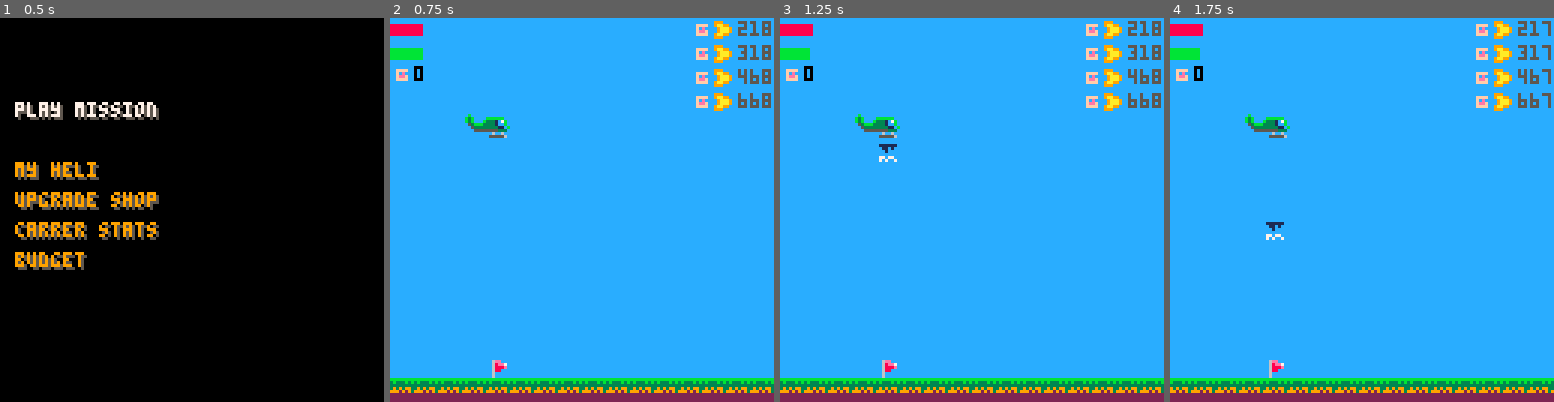
Above: before the commit, frames 1-4 (left to right).
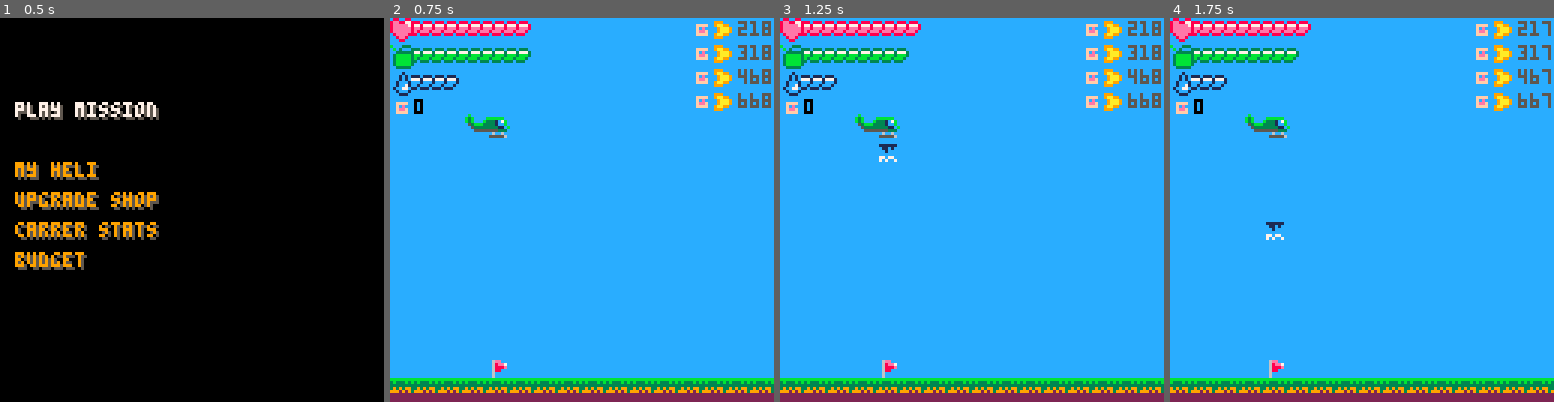
Above: after the commit, the same moments.

Repository: NinetiesPaul/PicoRescue
Game: PICO-8 cartridge picorescue.p8
The game is run twice, just before and just after one commit, with the same random seed, the same clock (stepped at 60 frames per second) and the same inputs.
Inputs:
- Up to frame 1 (0.5 s): tap X (X key) at 0.33 s
- Up to frame 2 (0.75 s): tap O (Z key) at 0.7 s
- Up to frame 3 (1.25 s): tap X (X key) at 1.07 s
- Up to frame 4 (1.75 s): hold Right from 1.6 s (still down); tap O (Z key) at 1.7 s

Frame 1 is identical in both runs. In frame 2, 3.2% of the frame differs, in the area x 0-37%, y 0-25%; in frame 3, 3.1%; in frame 4, 3.1%.

Commit message:
further improvements in game cycle

Diff:
--- a/picorescue.p8
+++ b/picorescue.p8
@@ -23,7 +23,7 @@
 		["vhc_front"] = 04,
 		["civ_range"] = false,
 		["civ_pkup"] = false,
-		["water_cpct"] = 2,
+		["water_cpct"] = 4,
 		["rotor_health"] = 10,
 		["top_speed_x"] = 4,
 		["top_speed_y"] = 2,
@@ -40,11 +40,6 @@
 		["ry1"] = 0,
 		["rx2"] = 0,
 		["ry2"] = 0,
-		["civ_rescued"] = 0,
-		["civ_lost"] = 0,
-		["fire_out"] = 0,
-		["fire_left"] = 0,
-		["missions"] = 0,
 	}
 
 	screen = {
@@ -55,6 +50,8 @@
 		5, -- game over
 		6, -- main screen
 		7, -- stats screen
+		8, -- my heli screen
+		9, -- mission ended
 	}
 
 	curr_screen = screen[1]
@@ -75,6 +72,12 @@
 	tree_pcs = {}
 	civ_pcs = {}
 
+	stats = {
+		["fire_put_out"] = 0,
+		["civs_saved"] = 0,
+		["missions_finished"] = 0,
+	}
+
 	difficulty = rnd({"easy","normal","hard"})
 	ranges = {
 		["easy"] = {230,330,480},
@@ -86,8 +89,8 @@
 	mission_ground = 20
 	mission_p_front = 4
 	mission_p_back = 3
-	mission_fire_n = 0
-	mission_civ_n = 0
+	mission_civ_saved = 0
+	mission_fire_put_out = 0
 
 	block_btns = false
 	counter = 0
@@ -140,17 +142,38 @@
 	end
 
 	if curr_screen == 7 then
-		print("civilians rescued",6,16,7)
-		print("civilians lost",6,24,7)
-		print("fires put out",6,32,7)
-		print("fires left",6,40,7)
-		print("missions",6,48,7)
-
-		print(player.civ_rescued,100,16,7)
-		print(player.civ_lost,100,24,7)
-		print(player.fire_out,100,32,7)
-		print(player.fire_left,100,40,7)
-		print(player.missions,100,48,7)
+		print("carrer stats",6,29,5)
+		print("carrer stats",5,28,7)
+
+		print("civilians rescued",6,49,7)
+		print("fires put out",6,59,7)
+		print("missions",6,69,7)
+
+		print(stats.civs_saved,100,49,7)
+		print(stats.fire_put_out,100,59,7)
+		print(stats.missions_finished,100,69,7)
+	end
+
+	if curr_screen == 8 then
+		print("my heli",6,29,5)
+		print("my heli",5,28,7)
+
+		print("heli health",6,49,7)
+		print("heli fuel",6,59,7)
+
+		print(player.rotor_health,100,49,7)
+		print(player.fuel,100,59,7)
+
+		print("my upgrades",6,79,7)
+	end
+
+	if curr_screen == 9 then
+		print("mission ended!",32,21,11)
+
+		print("civilians saved",5,60,7)
+		print(mission_civ_saved,95,60,7)
+		print("fires put out",5,70,7)
+		print(mission_fire_put_out,95,70,7)
 	end
 
 	if curr_screen == 5 then
@@ -195,16 +217,23 @@
 			spr(1,player.x,player.y+i*8)
 		end
 
-	 for i = 0, player.rotor_health do
-			rectfill(0,2,player.rotor_health,5,8)
-		end
-
-		for i = 0, player.fuel do
-			rectfill(0,10,player.fuel,13, 11)
-		end
-
-		spr(32,0,15)
-		print(player.occ,8,16,0)
+	 for i = 0, player.rotor_health-1 do
+			spr(49,4+i*4,0)
+		end
+		spr(16,0,0)
+
+		for i = 0, player.fuel-1 do
+			spr(50,4+i*4,9)
+		end
+		spr(0,0,9)
+
+		for i = 0, player.water_cpct-1 do
+			spr(51,4+i*4,18)
+		end
+		spr(48,0,18)
+
+		spr(32,0,26)
+		print(player.occ,8,27,0)
 
 		i=0
 		for civ in all(civ_pcs) do
@@ -245,15 +274,16 @@
 	end
 
 	if curr_screen == 6 then
-		if (btnp(2)) mm_option -= 1
-		if (btnp(3)) mm_option += 1
+		if (btnp(2)) mm_option -= 1 sfx(2)
+		if (btnp(3)) mm_option += 1 sfx(2)
 
 		if (mm_option > 5) mm_option = 1
 		if (mm_option < 1) mm_option = 5
 
 		if btnp(4) and not block_btns then
-			if (mm_option == 1) curr_screen = 2
-			if (mm_option == 4) curr_screen = 7
+			if (mm_option == 1) curr_screen = 2 sfx(1) mission_civ_saved = 0 mission_fire_put_out = 0
+			if (mm_option == 4) curr_screen = 7 sfx(1)
+			if (mm_option == 2) curr_screen = 8 sfx(1)
 		end
 
 		block_btns = false
@@ -261,9 +291,28 @@
 
 	if curr_screen == 7 then
 		if btnp(5) then
+			sfx(0)
 			block_btns = true
 			curr_screen = 6
 			mm_option = 4
+		end
+	end
+
+	if curr_screen == 8 then
+		if btnp(5) then
+			sfx(0)
+			block_btns = true
+			curr_screen = 6
+			mm_option = 2
+		end
+	end
+
+	if curr_screen == 9 then
+		if btnp(5) or btnp(4) then
+			sfx(0)
+			block_btns = true
+			curr_screen = 6
+			mm_option = 1
 		end
 	end
 
@@ -303,8 +352,17 @@
 			player.fuel <= 0 or
 			player.rotor_health <= 0
 		then
-			counter = 0
 			curr_screen = 5
+			block_btns = true
+		end
+
+		if count(civ_pcs) == 0 and count(fire_pcs) == 0 then
+			stats.missions_finished += 1
+			stats.fire_put_out += mission_fire_put_out
+			stats.civs_saved += mission_civ_saved
+			civ_pcs_created = false
+
+			curr_screen = 9
 			block_btns = true
 		end
 	end
@@ -382,7 +440,9 @@
 		end
 	end
 
-	if (btnp(5)) drop_water()
+	if btnp(5) and player.water_cpct > 0 then
+		drop_water()
+	end
 end
 
 function upd_rotor_mvmt()
@@ -585,6 +645,7 @@
 				player.rescuing = false
 				player.occ -= 1
 				player.ladder_empty = true
+				mission_civ_saved += 1
 			end
 		end
 	end
@@ -714,6 +775,7 @@
 	water.y = player.y + 8
 	water.speed = 0
 	add(water_drops,water)
+	player.water_cpct -= 1
 end
 
 function draw_water(water)
@@ -733,6 +795,7 @@
 	 	water.y >= fire.y and
 	 	water.y <= fire.y+8
 		then
+			mission_fire_put_out += 1
 			del(fire_pcs,fire)
 		end
  end
@@ -764,6 +827,14 @@
 00ffff00f0f55f0f00f55f0000f55ffffff55f000099aa90d666d1533336d1310566766066777776000000000000000000000000000000000000000000000000
 0000000000f00f0000f00f0000f000f00f000f0000009990055dd151155dd1505667776666777776000000000000000000000000000000000000000000000000
 0000000000f00f0000f00f0000f0000000000f000000000000011100000111006677777666777776000000000000000000000000000000000000000000000000
+000010000000000000000000000000000000000000000000006d5076766635500000000000000000000000000000000000000000000000000000000000000000
+0001c1000008880000033300000111000000000000000000067cc5ccccccc1150000000000000000000000000000000000000000000000000000000000000000
+0001c10000077780000777300007771000000000000000000dccc5cccccc11150000000000000000000000000000000000000000000000000000000000000000
+001ccc10000eee80000bbb30000ccc10000000000000000066ddd6ddccc111150000000000000000000000000000000000000000000000000000000000000000
+001cc71000eee80000bbb30000ccc100000000000000000066666651111111150000000000000000000000000000000000000000000000000000000000000000
+01cc77c10088800000333000001110000000000000000000d666d1511116d1150000000000000000000000000000000000000000000000000000000000000000
+001ccc100000000000000000000000000000000000000000055dd155555dd1500000000000000000000000000000000000000000000000000000000000000000
+00011100000000000000000000000000000000000000000000011100000111000000000000000000000000000000000000000000000000000000000000000000
 
 
 
Not shown, changed: the sound effects (__sfx__) section of picorescue.p8
